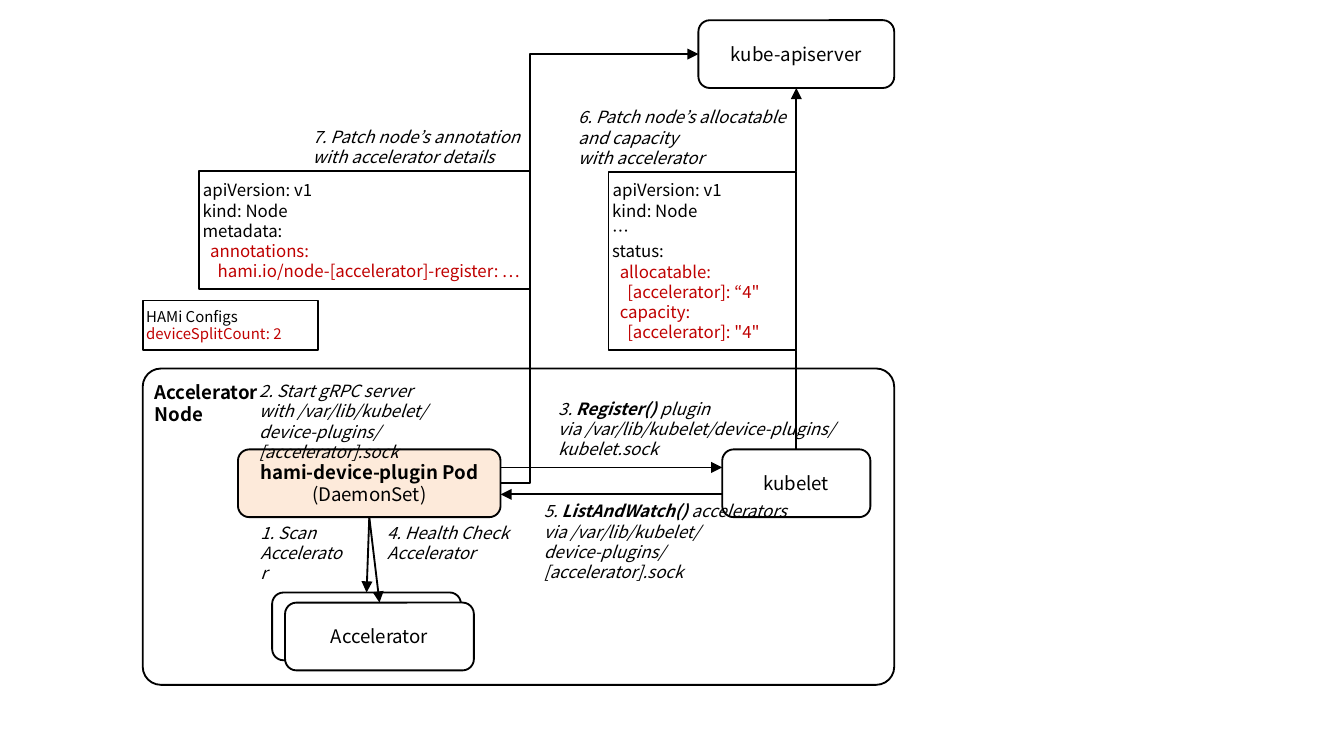
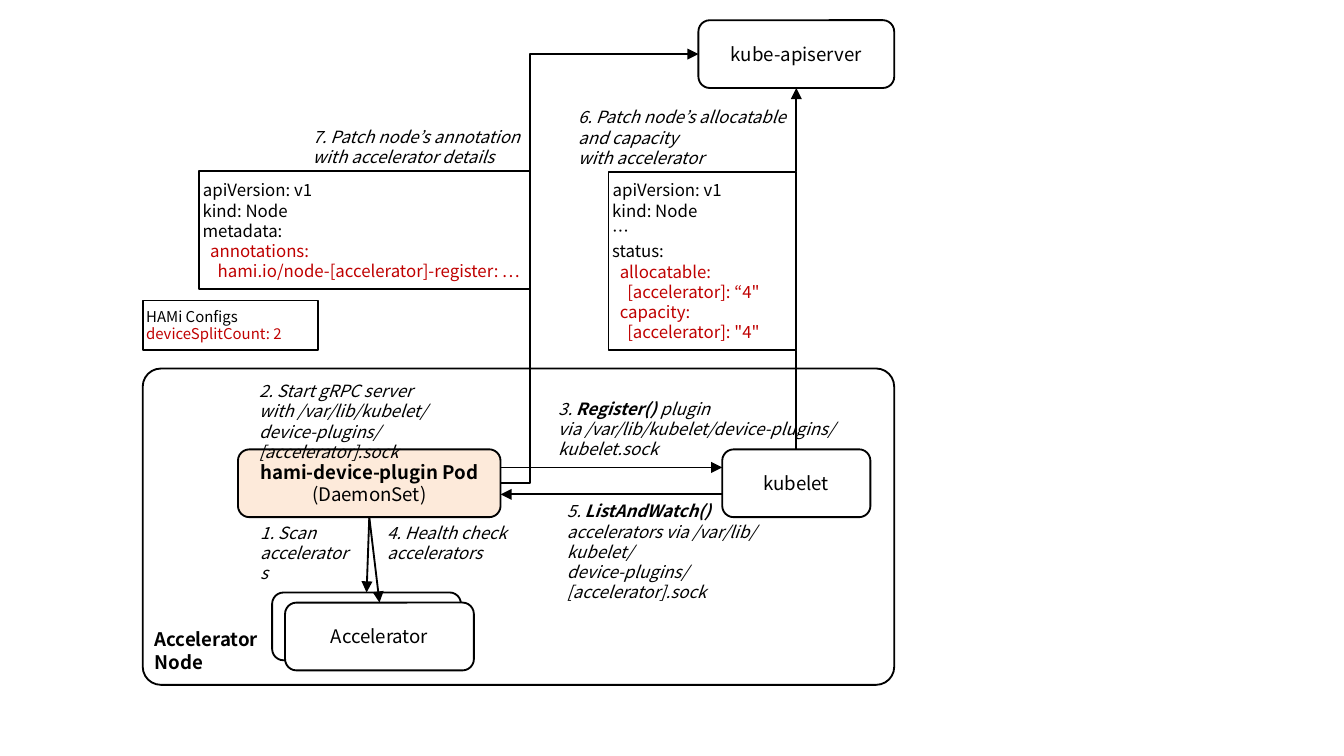
Before and after one commit to ssup2/blog-software, a slide deck: slide 2 of content/docs/theory-analysis/kubernetes-hami/images/images.pptx. Drawn at 1344x756 pixels with LibreOffice and Linux fonts; fonts in the diff are those of the drawing. Boxes give left, top, right and bottom in pixels: in the first picture for what was removed or moved away, otherwise in the second. Text is boxed around its words. In the diff, an @@ line names an element or a change of style, - is before the commit and + after.

```diff
--- a/content/docs/theory-analysis/kubernetes-hami/images/images.pptx
+++ b/content/docs/theory-analysis/kubernetes-hami/images/images.pptx
@@ rounded rectangle "Accelerator Node" at [142, 368, 894, 684]: vertical alignment top to bottom @@
@@ text at [567, 503, 755, 601]: text changed @@
-5. ListAndWatch() accelerators
-via /var/lib/kubelet/
-device-plugins/[accelerator].sock
+5. ListAndWatch()
+accelerators via /var/lib/kubelet/
+device-plugins/[accelerator].sock
@@ text at [260, 526, 316, 539]: text changed @@
-Accelerator
+accelerators
@@ text at [387, 525, 507, 560]: text changed @@
-4. Health Check
-Accelerator
+4. Health check
+accelerators
```
Also in this commit, not shown: 3 other slides changed, 9 other files.
